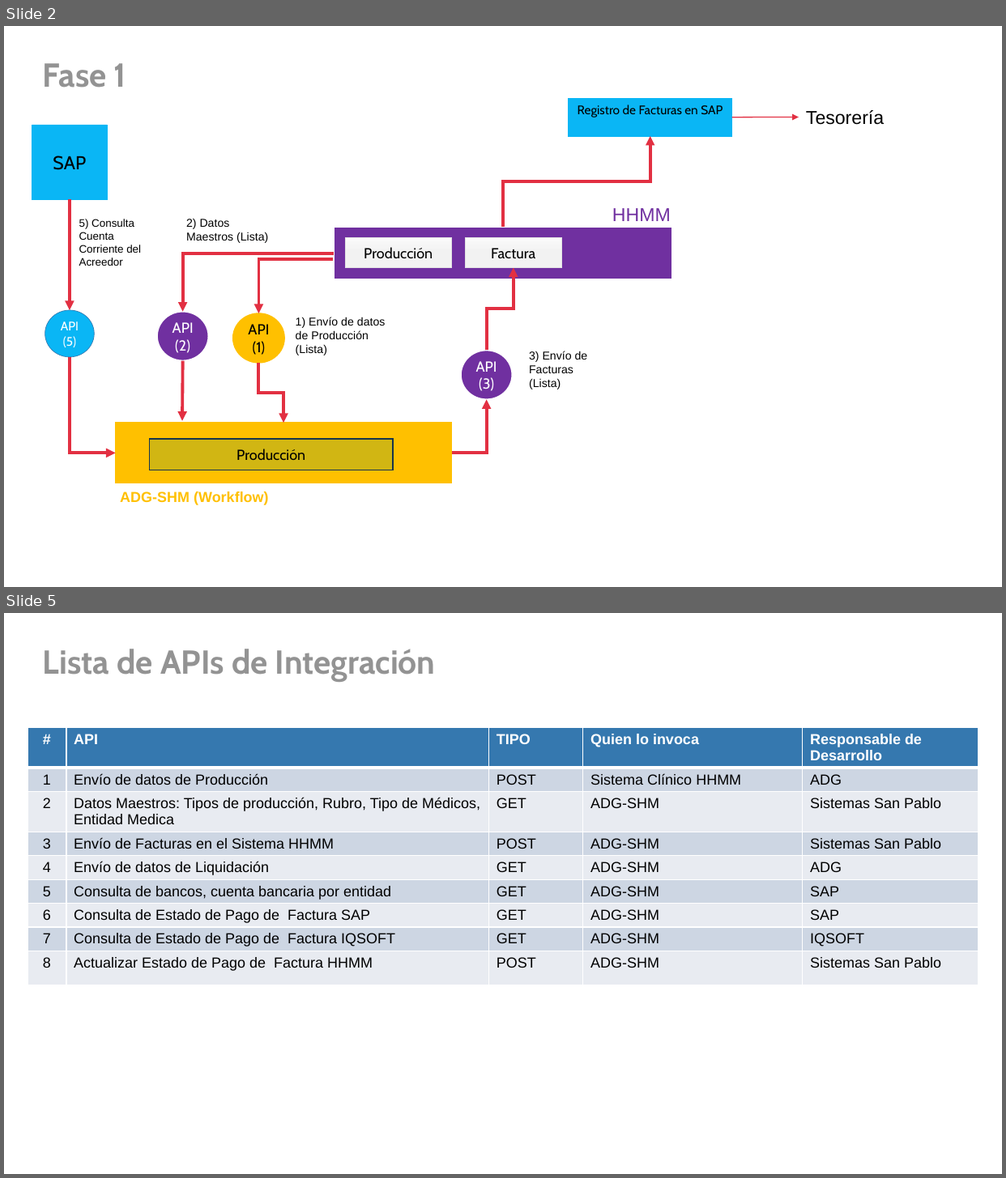
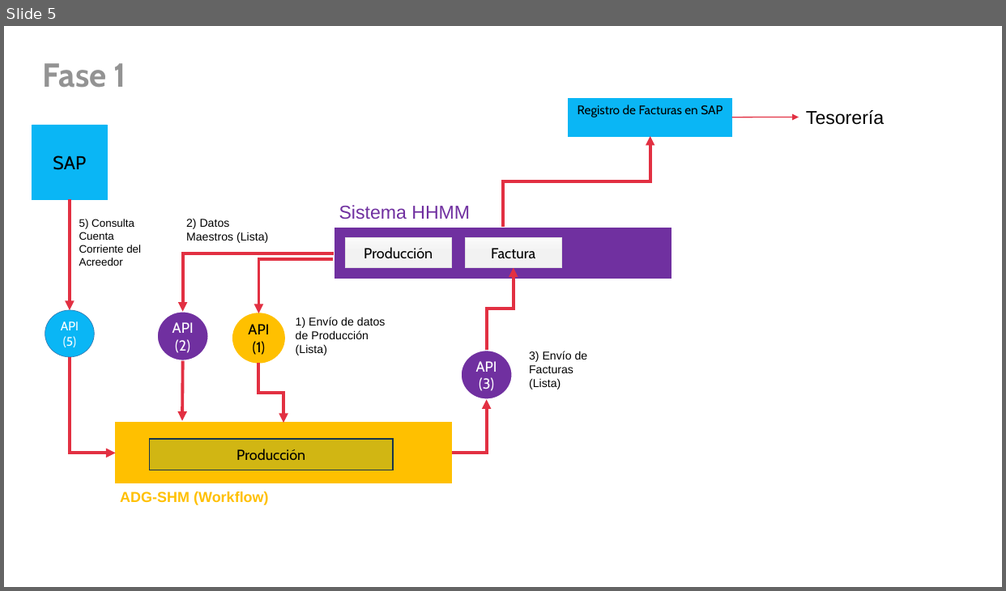
Before and after one commit to aanampa/ADG_SHM, a slide deck: docs/ADG SHM - Despliegue v1.pptx. Shown one above the other, each under a label of ours: slides 2 and 5 before the commit, slide 5 after it; the slides between them are not shown. The pictures are 1006x1178 and 1006x591 pixels, drawn with LibreOffice and Linux fonts; fonts in the diff are those of the drawing; background and template pictures are left out. Boxes give left, top, right and bottom in pixels: in the first picture for what was removed or moved away, otherwise in the second. Text is boxed around its words. In the diff, an @@ line names an element or a change of style, - is before the commit and + after.

```diff
--- a/docs/ADG SHM - Despliegue v1.pptx
+++ b/docs/ADG SHM - Despliegue v1.pptx
@@ slide 5 removed at (x1=4, y1=613, x2=1002, y2=1174), background #FFFFFF @@
@@ title removed at (x1=43, y1=649, x2=436, y2=682) @@
-Lista de APIs de Integración
@@ table removed at (x1=27, y1=727, x2=978, y2=996), 9 rows, 5 columns @@
-# | API | TIPO | Quien lo invoca | Responsable de Desarrollo
-1 | Envío de datos de Producción | POST | Sistema Clínico HHMM | ADG
-2 | Datos Maestros: Tipos de producción, Rubro, Tipo de Médicos, Entidad Medica | GET | ADG-SHM | Sistemas San Pablo
-3 | Envío de Facturas en el Sistema HHMM | POST | ADG-SHM | Sistemas San Pablo
-4 | Envío de datos de Liquidación | GET | ADG-SHM | ADG
-5 | Consulta de bancos, cuenta bancaria por entidad | GET | ADG-SHM | SAP
-6 | Consulta de Estado de Pago de Factura SAP | GET | ADG-SHM | SAP
-7 | Consulta de Estado de Pago de Factura IQSOFT | GET | ADG-SHM | IQSOFT
-8 | Actualizar Estado de Pago de Factura HHMM | POST | ADG-SHM | Sistemas San Pablo
@@ what was slide 2 is now slide 5 @@
@@ slide 5 changed as well @@
@@ text at (x1=339, y1=205, x2=470, y2=220): text changed @@
-HHMM
+Sistema HHMM
```
Also in this commit, not shown: 2 other slides changed, 3 slides added, 1 other slide removed, 22 other files.
